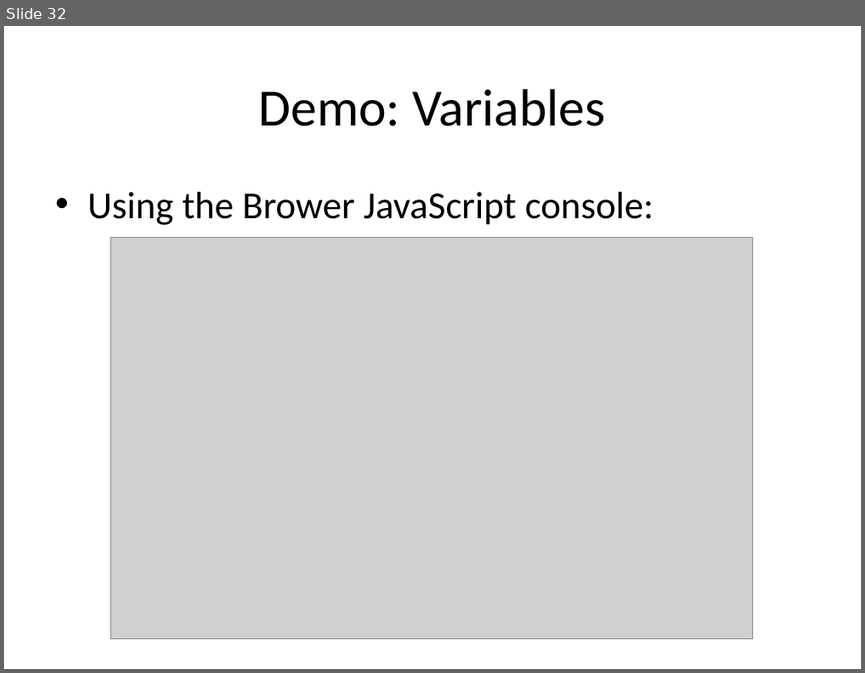
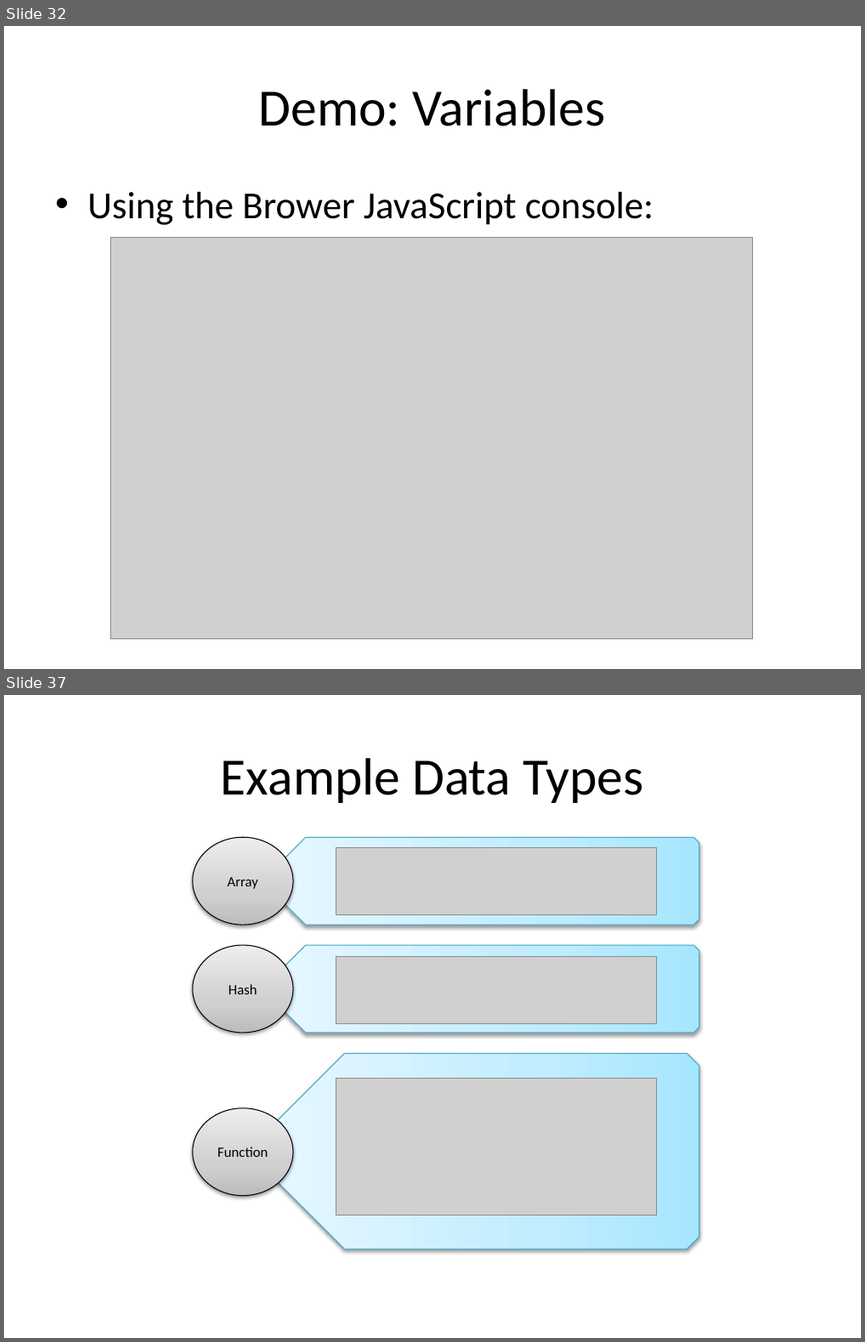
Before and after one commit to xiliax/web-programming-fundamentals, a slide deck: docs/learn-computer-programming.pptx. Shown one above the other, each under a label of ours: slide 32 before the commit, slides 32 and 37 after it; the slides between them are not shown. The pictures are 865x673 and 865x1342 pixels, drawn with LibreOffice and Linux fonts; fonts in the diff are those of the drawing; grey boxes stand for pictures. Boxes give left, top, right and bottom in pixels: in the first picture for what was removed or moved away, otherwise in the second. Text is boxed around its words. In the diff, an @@ line names an element or a change of style, - is before the commit and + after.

Commit message:
Chapter 5 - Section 7 - Values, Variables, and Data Types slides

```diff
--- a/docs/learn-computer-programming.pptx
+++ b/docs/learn-computer-programming.pptx
@@ slide 37 added at (4, 695, 861, 1338), background #FFFFFF @@
@@ title added at (221, 758, 643, 803), 44 pt, text #000000 @@
+Example Data Types
@@ ellipse added at (193, 837, 293, 925), fill gradient #BDBDBD to #D1D1D1 to #EEEEEE, outline #000000 0.75 pt, 12 pt, text #000000 @@
+Array
@@ snip same rect added at (274, 837, 698, 925), fill gradient #A7E6FF to #C1EDFF to #E7F8FF, outline #46AAC5 0.75 pt @@
@@ picture added at (336, 847, 657, 914) @@
@@ ellipse added at (193, 945, 293, 1032), fill gradient #BDBDBD to #D1D1D1 to #EEEEEE, outline #000000 0.75 pt, 12 pt, text #000000 @@
+Hash
@@ snip same rect added at (274, 945, 698, 1032), fill gradient #A7E6FF to #C1EDFF to #E7F8FF, outline #46AAC5 0.75 pt @@
@@ picture added at (336, 956, 657, 1024) @@
@@ snip same rect added at (274, 1053, 698, 1248), fill gradient #A7E6FF to #C1EDFF to #E7F8FF, outline #46AAC5 0.75 pt @@
@@ picture added at (336, 1078, 657, 1215) @@
@@ ellipse added at (193, 1108, 293, 1196), fill gradient #BDBDBD to #D1D1D1 to #EEEEEE, outline #000000 0.75 pt, 12 pt, text #000000 @@
+Function
```
Also in this commit, not shown: 4 other slides added.
